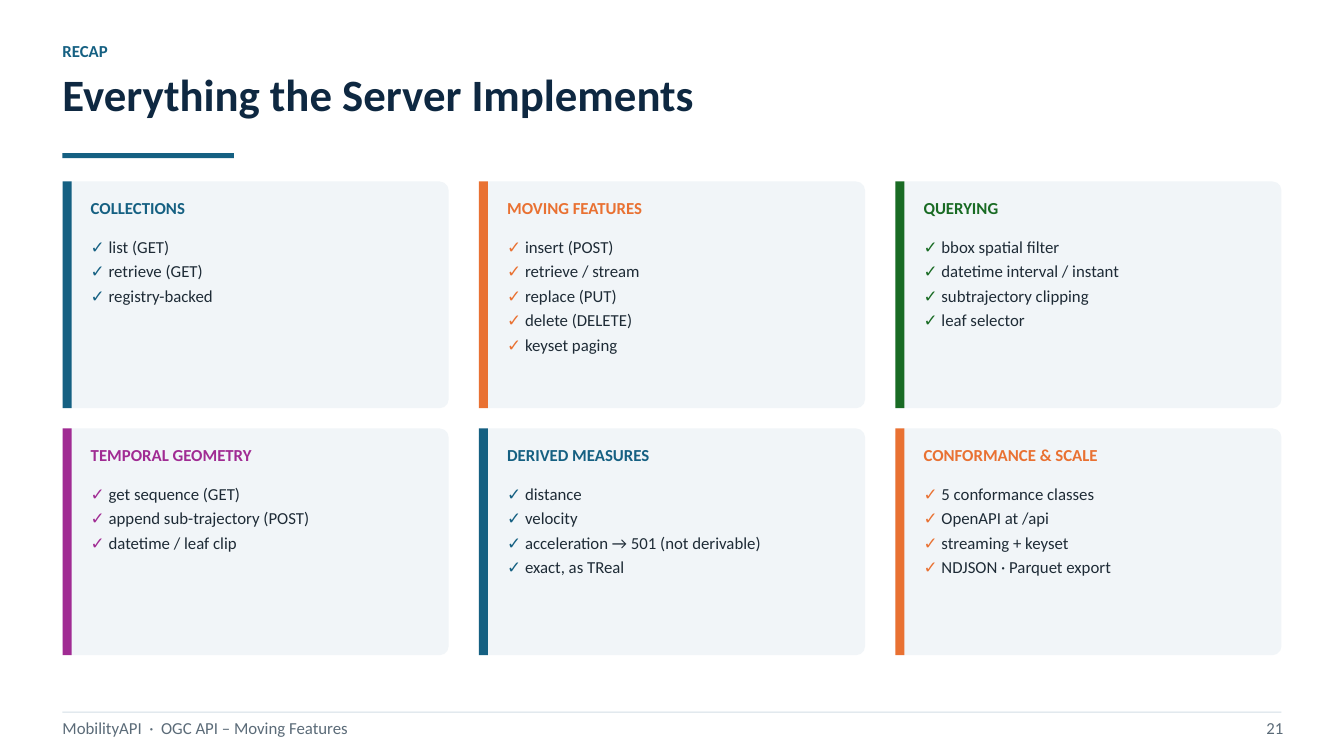
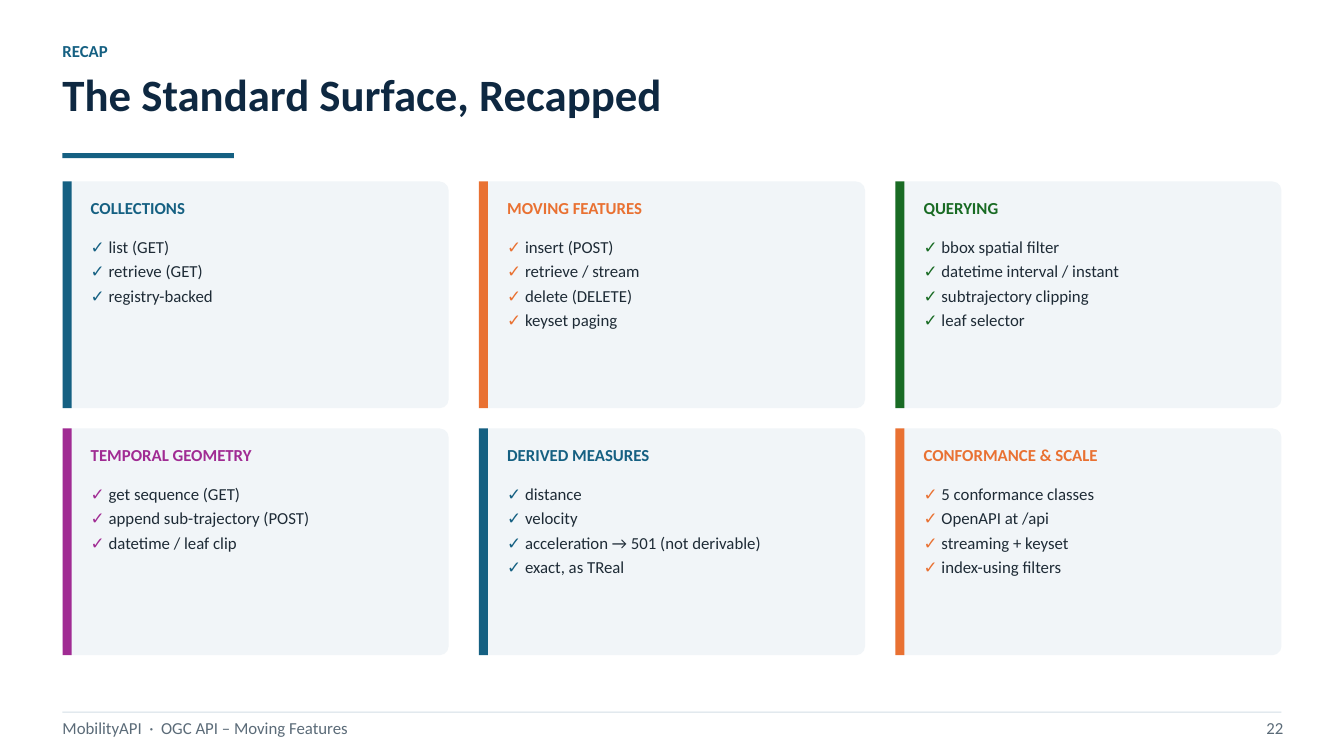
Before and after one commit to MobilityDB/MobilityAPI, a slide deck: slide 25 of MobilityAPIV5.pptx (slide 24 before the commit). Drawn at 1344x756 pixels with LibreOffice and Linux fonts; fonts in the diff are those of the drawing. Boxes give left, top, right and bottom in pixels: in the first picture for what was removed or moved away, otherwise in the second. Text is boxed around its words. In the diff, an @@ line names an element or a change of style, - is before the commit and + after.

```diff
--- a/MobilityAPIV5.pptx
+++ b/MobilityAPIV5.pptx
@@ text at box(62, 79, 661, 118): text changed @@
-Everything the Server Implements
+The Standard Surface, Recapped
@@ text at box(525, 290, 617, 305): paragraph removed @@
-✓ replace (PUT)
@@ text at box(941, 561, 1062, 576): text changed @@
-✓ NDJSON · Parquet export
+✓ index-using filters
@@ text at box(1266, 723, 1283, 734): text changed @@
-21
+22
```
Also in this commit, not shown: 16 other slides changed, 2 slides added, 1 slide removed, 1 other file.
